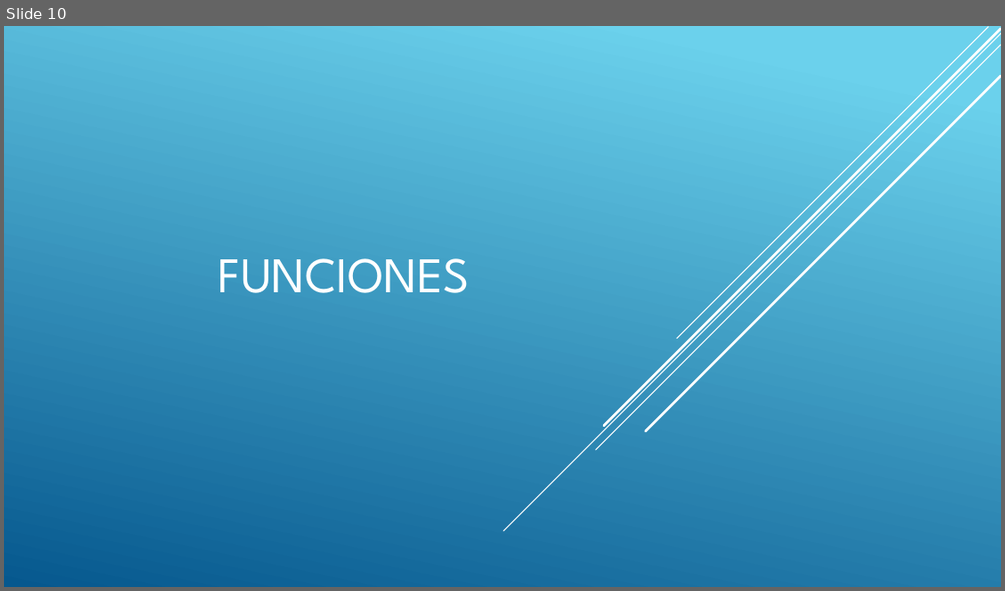
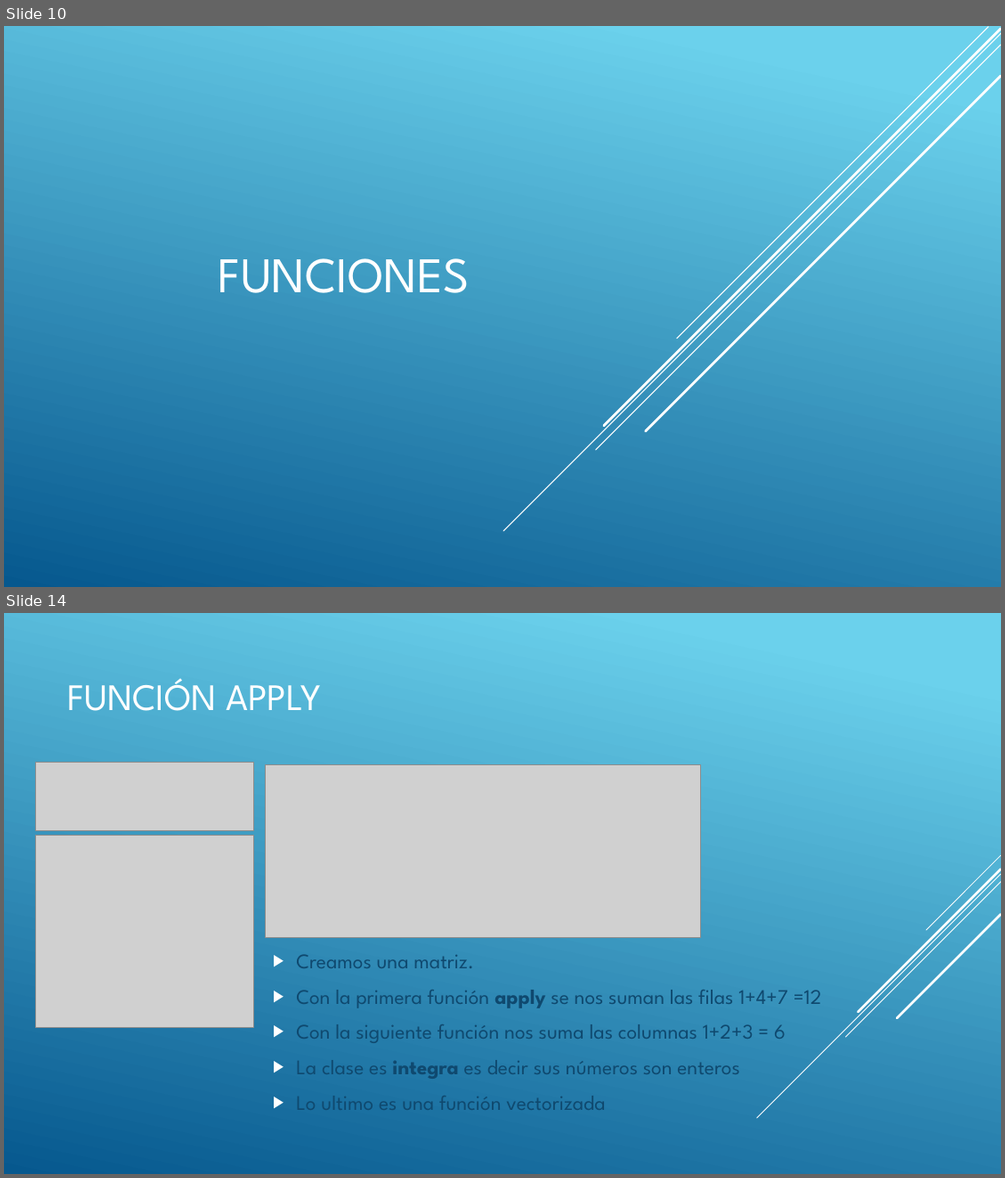
Before and after one commit to DPrietoRazola/R-DataScience, a slide deck: 2-Estructuras de Control de Flujo y Funciones.pptx. Shown one above the other, each under a label of ours: slide 10 before the commit, slides 10 and 14 after it; the slides between them are not shown. The pictures are 1005x591 and 1005x1178 pixels, drawn with LibreOffice and Linux fonts; fonts in the diff are those of the drawing; grey boxes stand for pictures. Boxes give left, top, right and bottom in pixels: in the first picture for what was removed or moved away, otherwise in the second. Text is boxed around its words. In the diff, an @@ line names an element or a change of style, - is before the commit and + after.

```diff
--- a/2-Estructuras de Control de Flujo y Funciones.pptx
+++ b/2-Estructuras de Control de Flujo y Funciones.pptx
@@ slide 14 added at bbox=[4, 613, 1001, 1174], background gradient #6ED2EB to #06588E @@
@@ title added at bbox=[67, 678, 321, 711], 36 pt, text #FFFFFF @@
+FUNCIÓN APPLY
@@ picture added at bbox=[36, 762, 254, 831] @@
@@ picture added at bbox=[266, 765, 700, 938] @@
@@ picture added at bbox=[36, 835, 254, 1027] @@
@@ group added at bbox=[757, 855, 1001, 1118]: 5 lines @@
@@ text added at bbox=[296, 954, 822, 1110], 20 pt, text #0F496F @@
+▶ Creamos una matriz.
+▶ Con la primera función apply se nos suman las filas 1+4+7 =12
+▶ Con la siguiente función nos suma las columnas 1+2+3 = 6
+▶ La clase es integra es decir sus números son enteros
+▶ Lo ultimo es una función vectorizada
```
Also in this commit, not shown: 3 slides changed, 6 other slides added.
